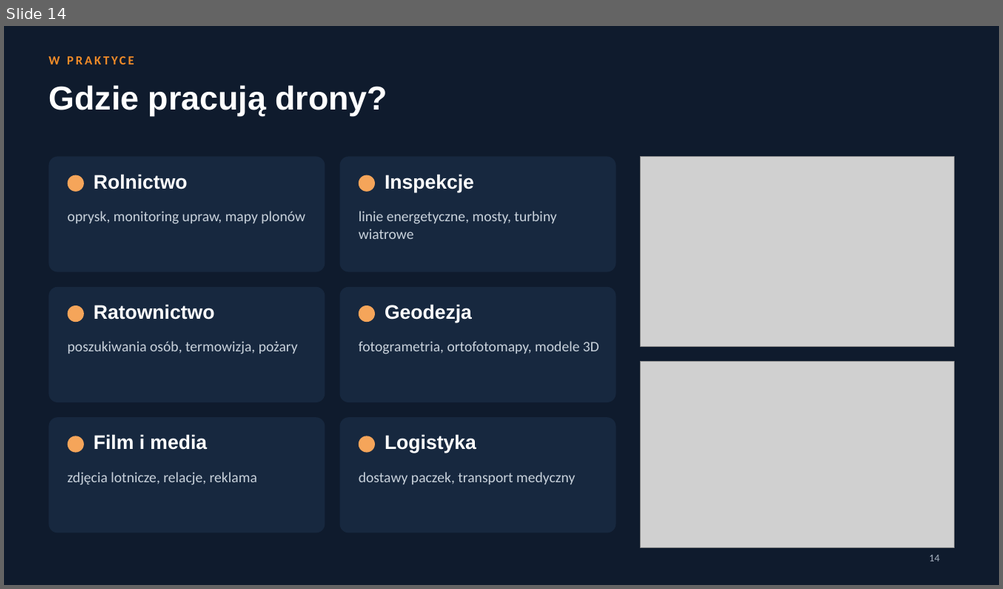
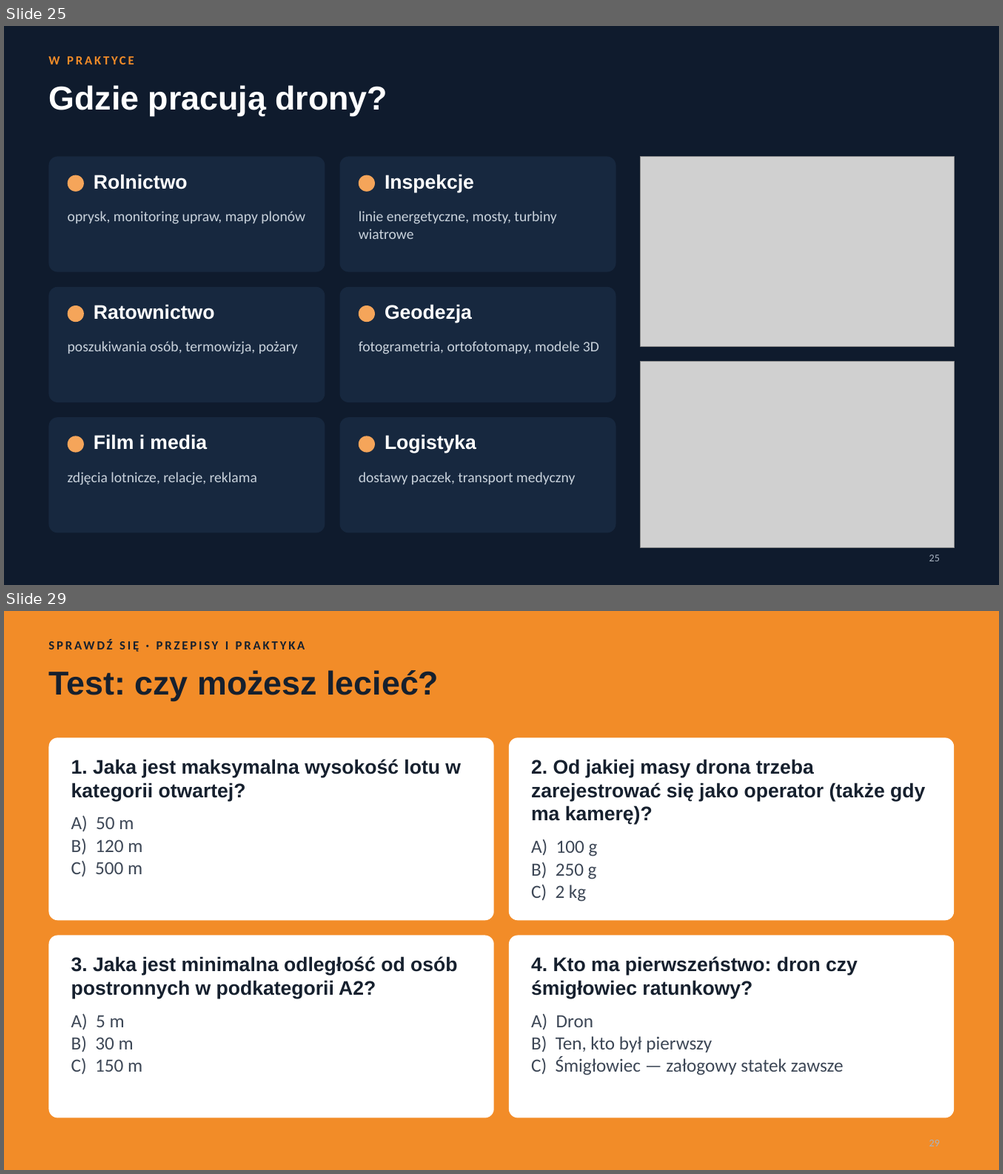
Before and after one commit to Pawel202685/psychic-octo-invention, a slide deck: Ogolna_wiedza_o_BSP.pptx. Shown one above the other, each under a label of ours: slide 14 before the commit, slides 25 and 29 after it; the slides between them are not shown. The pictures are 1003x589 and 1003x1174 pixels, drawn with LibreOffice and Linux fonts; fonts in the diff are those of the drawing; grey boxes stand for pictures. Boxes give left, top, right and bottom in pixels: in the first picture for what was removed or moved away, otherwise in the second. Text is boxed around its words. In the diff, an @@ line names an element or a change of style, - is before the commit and + after.

```diff
--- a/Ogolna_wiedza_o_BSP.pptx
+++ b/Ogolna_wiedza_o_BSP.pptx
@@ slide 29 added at [4,611,999,1170], background #F28C28 @@
@@ text added at [225,641,228,649], 12 pt, text #16202E, bold @@
+SPRAWDŹ SIĘ · PRZEPISY I PRAKTYKA
@@ title added at [48,670,438,701], 32 pt, text #16202E, bold @@
+Test: czy możesz lecieć?
@@ rounded rectangle added at [48,738,493,920], fill #FFFFFF @@
@@ rounded rectangle added at [509,738,953,920], fill #FFFFFF @@
@@ text added at [71,759,461,877], 19 pt, text #16202E, bold @@
+1. Jaka jest maksymalna wysokość lotu w kategorii otwartej?
+A) 50 m
+B) 120 m
+C) 500 m
@@ text added at [531,759,925,902], 19 pt, text #16202E, bold @@
+2. Od jakiej masy drona trzeba zarejestrować się jako operator (także gdy ma kamerę)?
+A) 100 g
+B) 250 g
+C) 2 kg
@@ rounded rectangle added at [48,936,493,1119], fill #FFFFFF @@
@@ rounded rectangle added at [509,936,953,1119], fill #FFFFFF @@
@@ text added at [71,957,457,1075], 19 pt, text #16202E, bold @@
+3. Jaka jest minimalna odległość od osób postronnych w podkategorii A2?
+A) 5 m
+B) 30 m
+C) 150 m
@@ text added at [531,957,857,1076], 18 pt, text #3D4756 @@
+4. Kto ma pierwszeństwo: dron czy śmigłowiec ratunkowy?
+A) Dron
+B) Ten, kto był pierwszy
+C) Śmigłowiec — załogowy statek zawsze
@@ page number added at [929,1140,939,1147], 10 pt, text #A9B4C2 @@
+29
@@ what was slide 14 is now slide 25 @@
@@ page number at [929,555,939,562]: text changed @@
-14
+25
```
Also in this commit, not shown: 6 slides changed, 14 other slides added.
